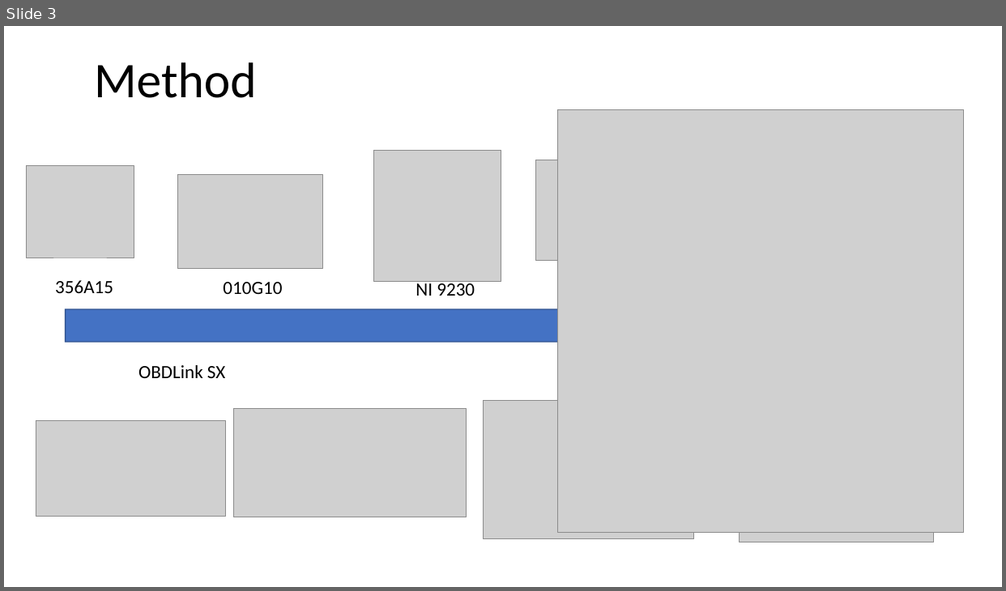
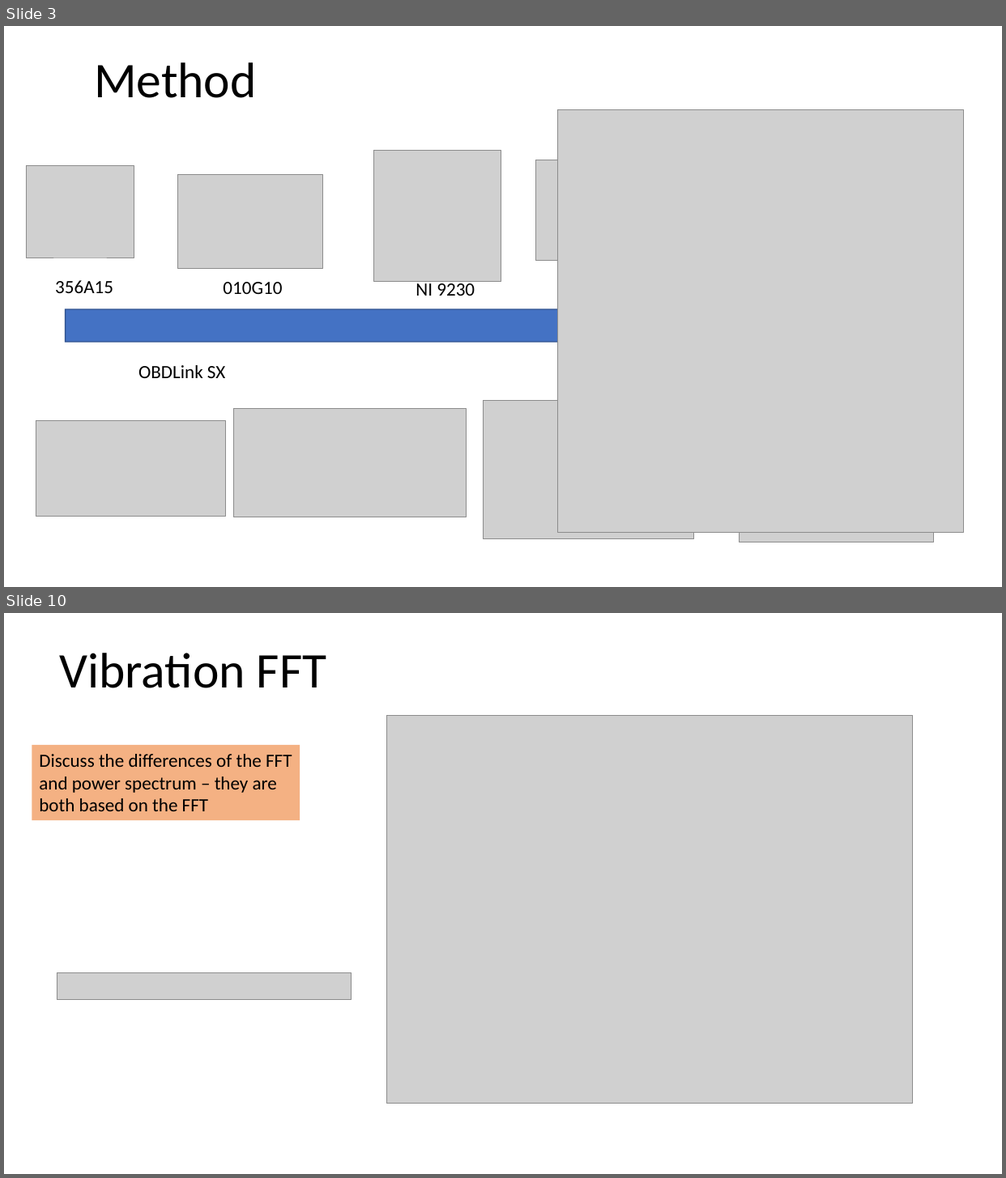
Before and after one commit to darrahts/engineAnalysis, a slide deck: engineSetupPrelim.pptx. Shown one above the other, each under a label of ours: slide 3 before the commit, slides 3 and 10 after it; the slides between them are not shown. The pictures are 1006x591 and 1006x1178 pixels, drawn with LibreOffice and Linux fonts; fonts in the diff are those of the drawing; grey boxes stand for pictures. Boxes give left, top, right and bottom in pixels: in the first picture for what was removed or moved away, otherwise in the second. Text is boxed around its words. In the diff, an @@ line names an element or a change of style, - is before the commit and + after.

```diff
--- a/engineSetupPrelim.pptx
+++ b/engineSetupPrelim.pptx
@@ slide 10 added at box(4, 613, 1002, 1174), background #FFFFFF @@
@@ text added at box(59, 653, 327, 688), 48 pt, text #000000 @@
+Vibration FFT
@@ picture added at box(386, 716, 912, 1104) @@
@@ rectangle added at box(32, 745, 300, 820), fill #F4B183, 18 pt, text #000000 @@
+Discuss the differences of the FFT and power spectrum – they are both based on the FFT
@@ picture added at box(57, 973, 351, 1000) @@
```
Also in this commit, not shown: 1 slide changed, 8 other slides added, 8 slides removed.
